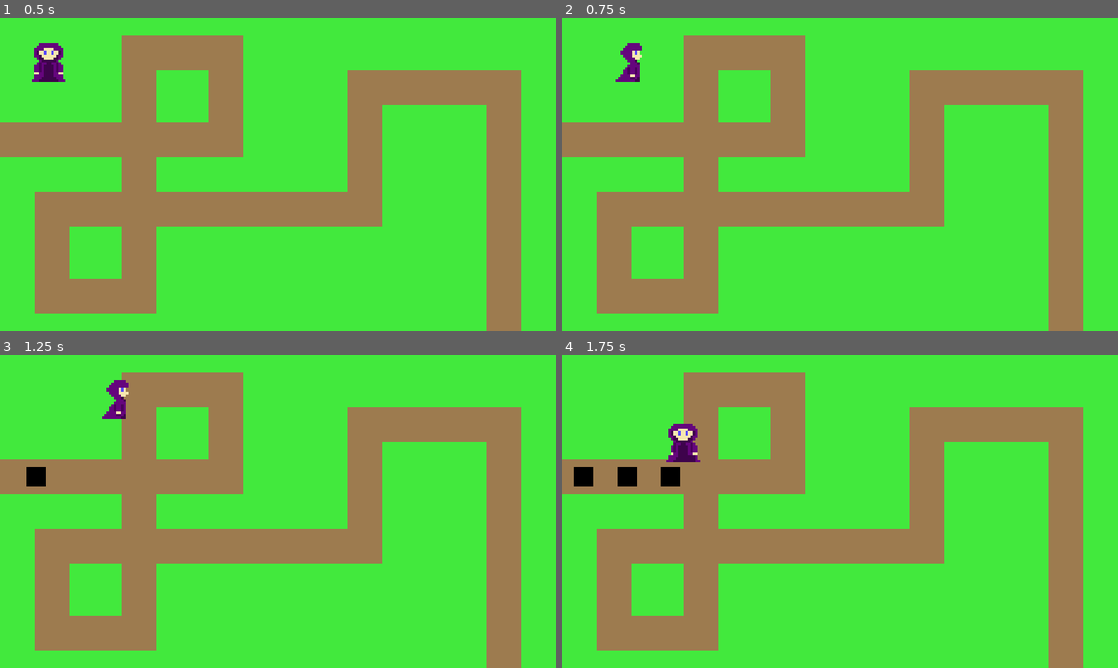
Above: before the commit, frames 1-4 (two rows, left to right).
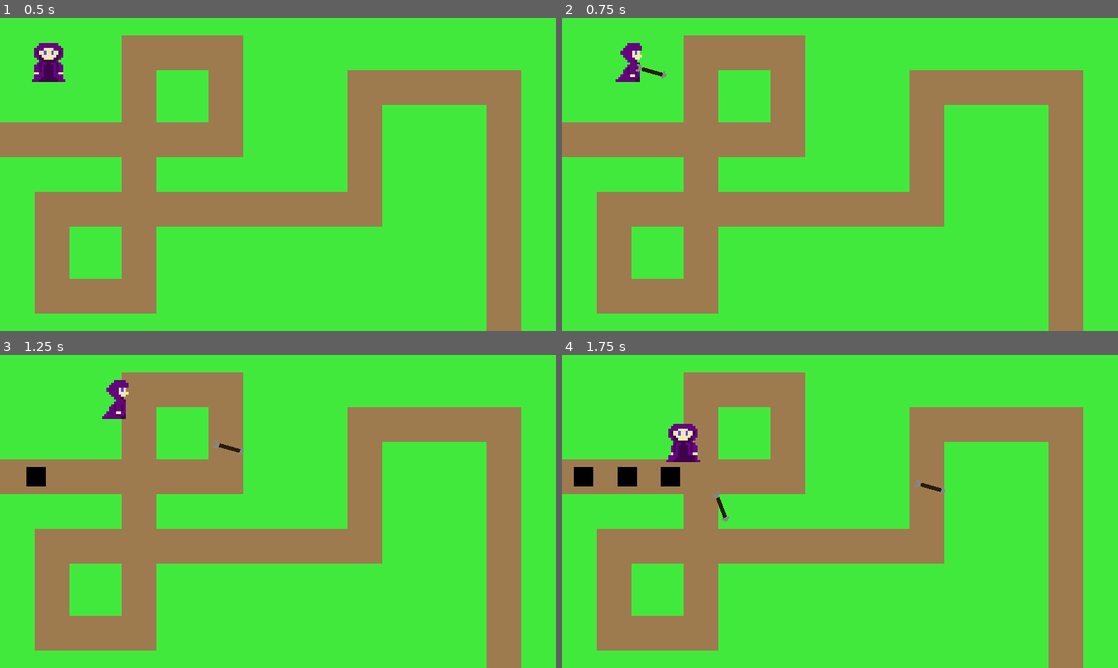
Above: after the commit, the same moments.

Repository: guilhermepereira2917/2dtd
Game: Godot game, scene res://scenes/main/main.tscn
Two runs of this game, one before a commit and one after it. Both use one fixed random seed, a clock stepped at 60 frames per second and the inputs below.
Inputs (mouse positions are in pixels of both pictures, inside the frame that each line leads up to):
- Up to frame 1 (0.5 s): no input
- Up to frame 2 (0.75 s): tap Enter at 0.5 s; move the mouse to (962, 158) at 0.52 s; hold D (move_right) from 0.53 s (still down); click (962, 158) at 0.6 s
- Up to frame 3 (1.25 s): keep holding D (move_right)
- Up to frame 4 (1.75 s): move the mouse to (728, 527) at 1.27 s; release D (move_right) at 1.28 s; hold S (move_down) from 1.28 s (still down); click (728, 527) at 1.35 s

Frame 1 is identical in both runs. In frame 2, less than 0.1% of the frame differs, in the area x 13-19%, y 14-20%; in frame 3, less than 0.1%; in frame 4, 0.2%, in the area x 27-69%, y 39-54%.

Commit message:
:sparkles: implemented basic shooting mechanic

Diff:
--- a/project.godot
+++ b/project.godot
@@ -41,3 +41,8 @@
 "events": [Object(InputEventKey,"resource_local_to_scene":false,"resource_name":"","device":-1,"window_id":0,"alt_pressed":false,"shift_pressed":false,"ctrl_pressed":false,"meta_pressed":false,"pressed":false,"keycode":0,"physical_keycode":65,"key_label":0,"unicode":97,"echo":false,"script":null)
 ]
 }
+left_click={
+"deadzone": 0.5,
+"events": [Object(InputEventMouseButton,"resource_local_to_scene":false,"resource_name":"","device":-1,"window_id":0,"alt_pressed":false,"shift_pressed":false,"ctrl_pressed":false,"meta_pressed":false,"button_mask":0,"position":Vector2(0, 0),"global_position":Vector2(0, 0),"factor":1.0,"button_index":1,"canceled":false,"pressed":false,"double_click":false,"script":null)
+]
+}
--- /dev/null
+++ b/scenes/arrow/arrow.gd
@@ -0,0 +1,12 @@
+extends Node2D
+
+class_name Arrow
+
+var direction: Vector2
+var velocity = 600
+
+func _process(delta: float) -> void:
+	position += direction * velocity * delta
+
+func _on_visible_on_screen_notifier_2d_screen_exited() -> void:
+	queue_free()
--- /dev/null
+++ b/scenes/arrow/arrow.tscn
@@ -0,0 +1,38 @@
+[gd_scene load_steps=5 format=3 uid="uid://duik7tmcjbpqe"]
+
+[ext_resource type="Script" path="res://scenes/arrow/arrow.gd" id="1_l4kqd"]
+[ext_resource type="Texture2D" uid="uid://c6dnj07mb66h1" path="res://assets/sprites/projectiles/arrow/arrow_1.png" id="2_iiee2"]
+
+[sub_resource type="SpriteFrames" id="SpriteFrames_w36wh"]
+animations = [{
+"frames": [{
+"duration": 1.0,
+"texture": ExtResource("2_iiee2")
+}],
+"loop": true,
+"name": &"default",
+"speed": 5.0
+}]
+
+[sub_resource type="RectangleShape2D" id="RectangleShape2D_khfx3"]
+size = Vector2(15, 2)
+
+[node name="Arrow" type="Node2D"]
+scale = Vector2(4, 4)
+script = ExtResource("1_l4kqd")
+
+[node name="AnimatedSprite2D" type="AnimatedSprite2D" parent="."]
+texture_filter = 1
+sprite_frames = SubResource("SpriteFrames_w36wh")
+
+[node name="Area2D" type="Area2D" parent="."]
+
+[node name="CollisionShape2D" type="CollisionShape2D" parent="Area2D"]
+position = Vector2(-0.5, 0)
+shape = SubResource("RectangleShape2D_khfx3")
+
+[node name="VisibleOnScreenNotifier2D" type="VisibleOnScreenNotifier2D" parent="."]
+position = Vector2(-7.82311e-07, 0)
+scale = Vector2(0.8, 0.2)
+
+[connection signal="screen_exited" from="VisibleOnScreenNotifier2D" to="." method="_on_visible_on_screen_notifier_2d_screen_exited"]
--- a/scenes/player/player.gd
+++ b/scenes/player/player.gd
@@ -1,9 +1,13 @@
 extends Node2D
 
-func _ready() -> void:
-	pass
+var arrow_scene: PackedScene = preload("res://scenes/arrow/arrow.tscn");
+var can_shoot: bool = true
 
 func _process(delta: float) -> void:
+	process_movement(delta)
+	process_shooting()
+
+func process_movement(delta: float) -> void:
 	var direction = Vector2.ZERO
 
 	if Input.is_action_pressed("move_down"):
@@ -24,3 +28,23 @@
 		$AnimatedPlayerSprite.pause()
 
 	position += direction.normalized() * delta * 200
+
+func process_shooting() -> void:
+	if not Input.is_action_just_pressed("left_click") or not can_shoot:
+		return
+
+	var mouse_position: Vector2 = get_viewport().get_mouse_position()
+
+	var arrow: Arrow = arrow_scene.instantiate()
+	arrow.position = self.position
+	arrow.direction = mouse_position - position
+	arrow.rotation = position.angle_to_point(mouse_position) + PI
+	arrow.direction = arrow.direction.normalized()
+
+	get_parent().add_child(arrow)
+
+	can_shoot = false
+	$ShotTimer.start()
+
+func _on_shot_timer_timeout() -> void:
+	can_shoot = true
--- a/scenes/player/player.tscn
+++ b/scenes/player/player.tscn
@@ -47,3 +47,9 @@
 scale = Vector2(5, 5)
 sprite_frames = SubResource("SpriteFrames_5salt")
 animation = &"frente"
+
+[node name="ShotTimer" type="Timer" parent="."]
+wait_time = 0.5
+one_shot = true
+
+[connection signal="timeout" from="ShotTimer" to="." method="_on_shot_timer_timeout"]
Binary file added: assets/sprites/projectiles/arrow/arrow_1.png
Not shown, added: assets/sprites/projectiles/arrow/arrow_1.png.import
